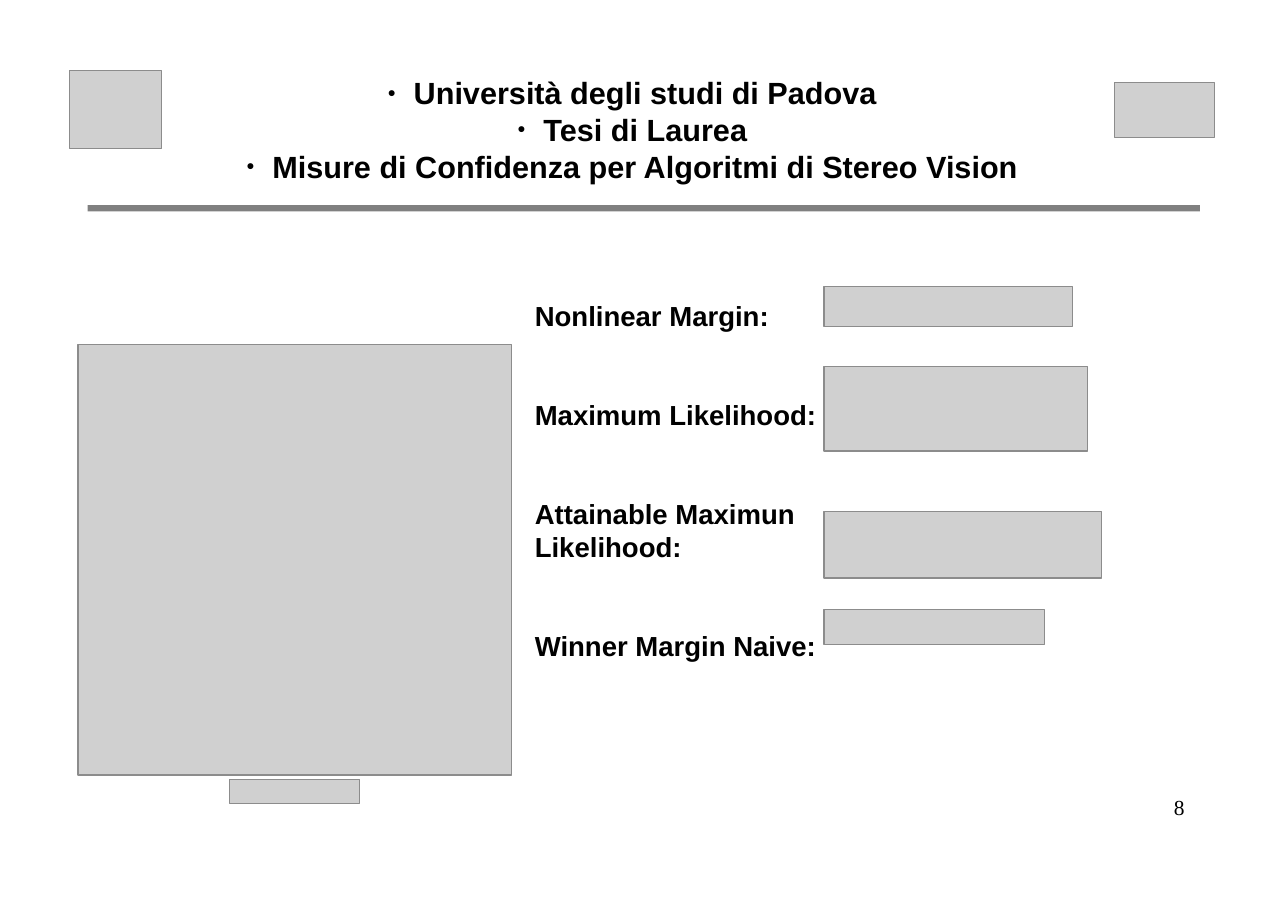
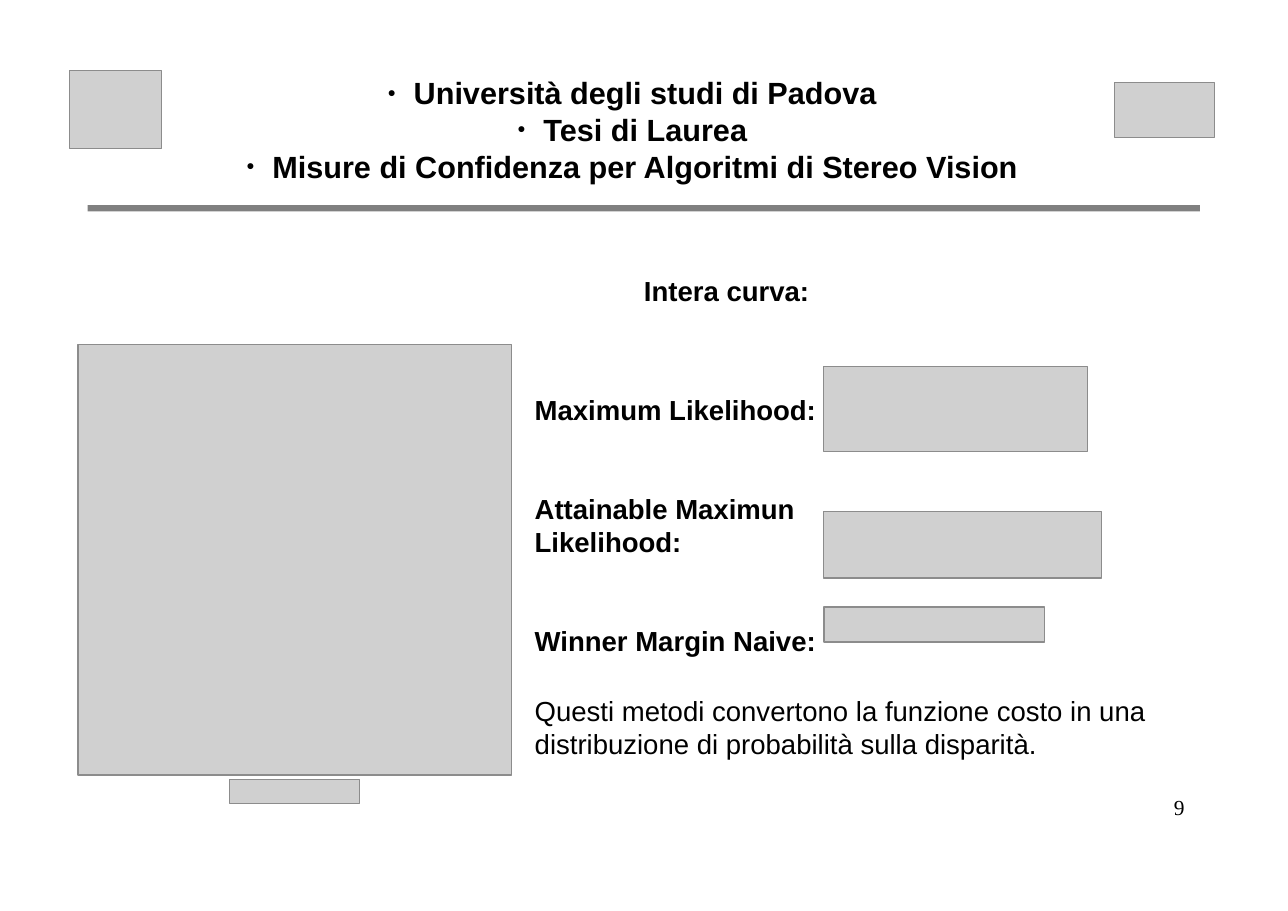
Before and after one commit to nicoladallago/Thesis, a slide deck: slide 9 of altro/presentazione.odp (slide 8 before the commit). Drawn at 1288x911 pixels with LibreOffice and Linux fonts; fonts in the diff are those of the drawing; grey boxes stand for pictures. Boxes give left, top, right and bottom in pixels: in the first picture for what was removed or moved away, otherwise in the second. Text is boxed around its words. In the diff, an @@ line names an element or a change of style, - is before the commit and + after.

```diff
--- a/altro/presentazione.odp
+++ b/altro/presentazione.odp
@@ text added at box(644, 282, 810, 302), 18 pt, text #000000, bold @@
+Intera curva:
@@ picture removed at box(824, 286, 1072, 327) @@
@@ text "Maximum Likelihood:": place and size @@
-text "Maximum Likelihood:" at box(535, 306, 816, 662)
+text "Maximum Likelihood:" at box(535, 400, 816, 657)
@@ text at box(535, 306, 768, 331): paragraph removed @@
-Nonlinear Margin:
@@ text added at box(535, 701, 1145, 760), 18 pt, text #000000 @@
+Questi metodi convertono la funzione costo in una distribuzione di probabilità sulla disparità.
@@ page number at box(1174, 801, 1185, 816): text changed @@
-8
+9
```
Also in this commit, not shown: 1 other slide changed, 1 slide added, 3 other files.
